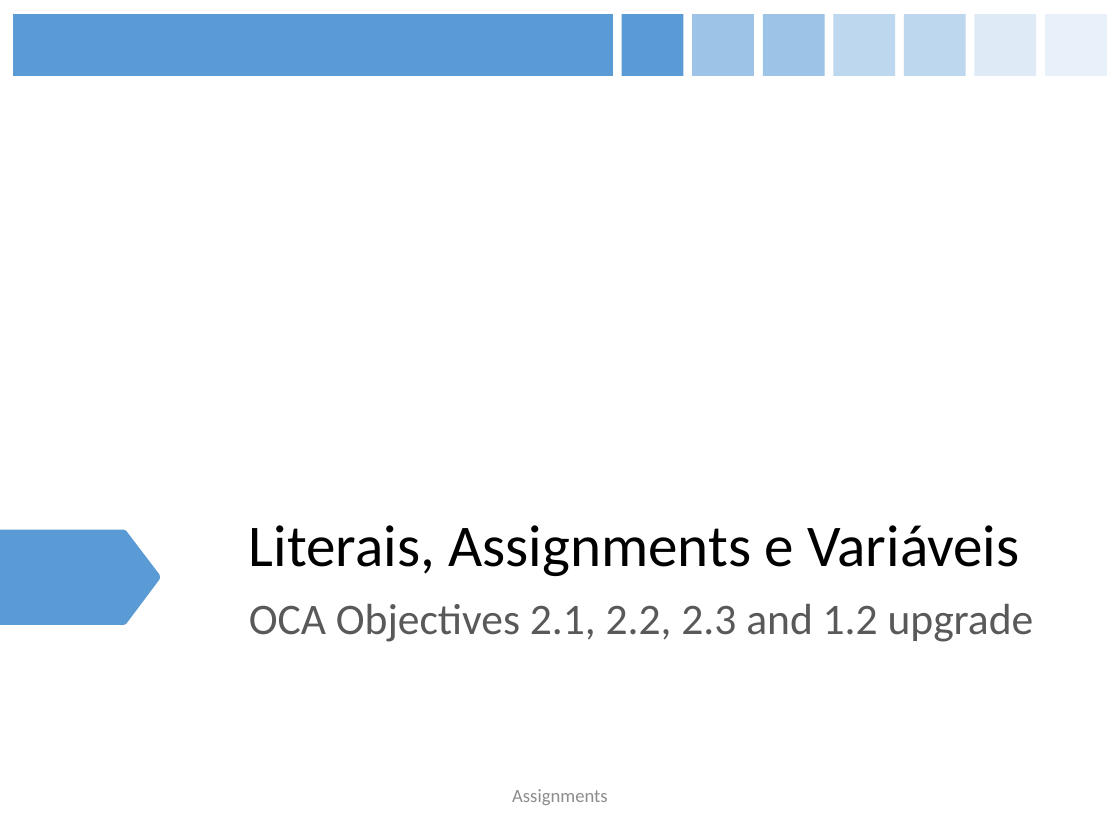
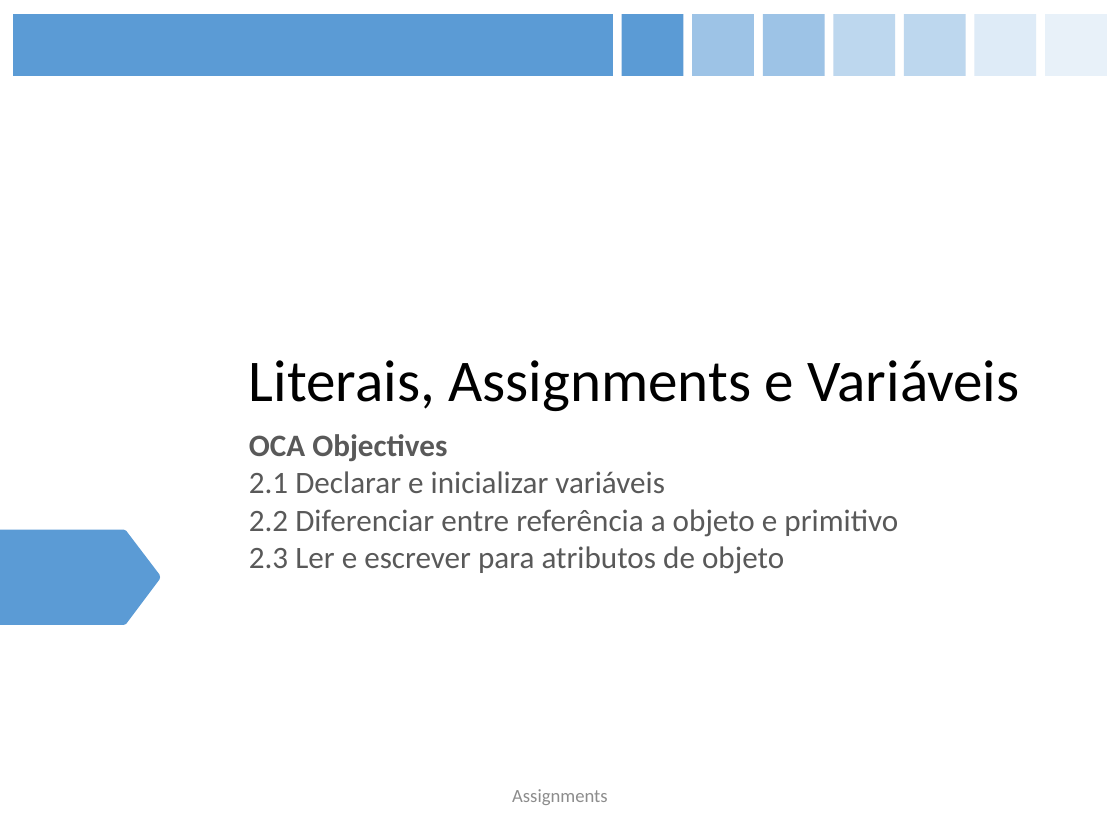
Before and after one commit to figueiredojrr/treinamentoJavaSeOcaAgosto, a slide deck: slide 35 of TreinamentoJavaSeOca/documentos/apresentação/OCA.pptx. Drawn at 1120x840 pixels with LibreOffice and Linux fonts; fonts in the diff are those of the drawing. Boxes give left, top, right and bottom in pixels: in the first picture for what was removed or moved away, otherwise in the second. Text is boxed around its words. In the diff, an @@ line names an element or a change of style, - is before the commit and + after.

```diff
--- a/TreinamentoJavaSeOca/documentos/apresentação/OCA.pptx
+++ b/TreinamentoJavaSeOca/documentos/apresentação/OCA.pptx
@@ title "Literais, Assignments e Variáveis": place and size @@
-title "Literais, Assignments e Variáveis" at <box>249,525,1019,576</box>
+title "Literais, Assignments e Variáveis" at <box>249,360,1019,411</box>
@@ subtitle at <box>249,434,898,574</box>: text changed; size 28 to 20 pt @@
-OCA Objectives 2.1, 2.2, 2.3 and 1.2 upgrade
+OCA Objectives
+2.1 Declarar e inicializar variáveis
+2.2 Diferenciar entre referência a objeto e primitivo
+2.3 Ler e escrever para atributos de objeto
```
Also in this commit, not shown: 6 other slides changed, 1 slide removed.
